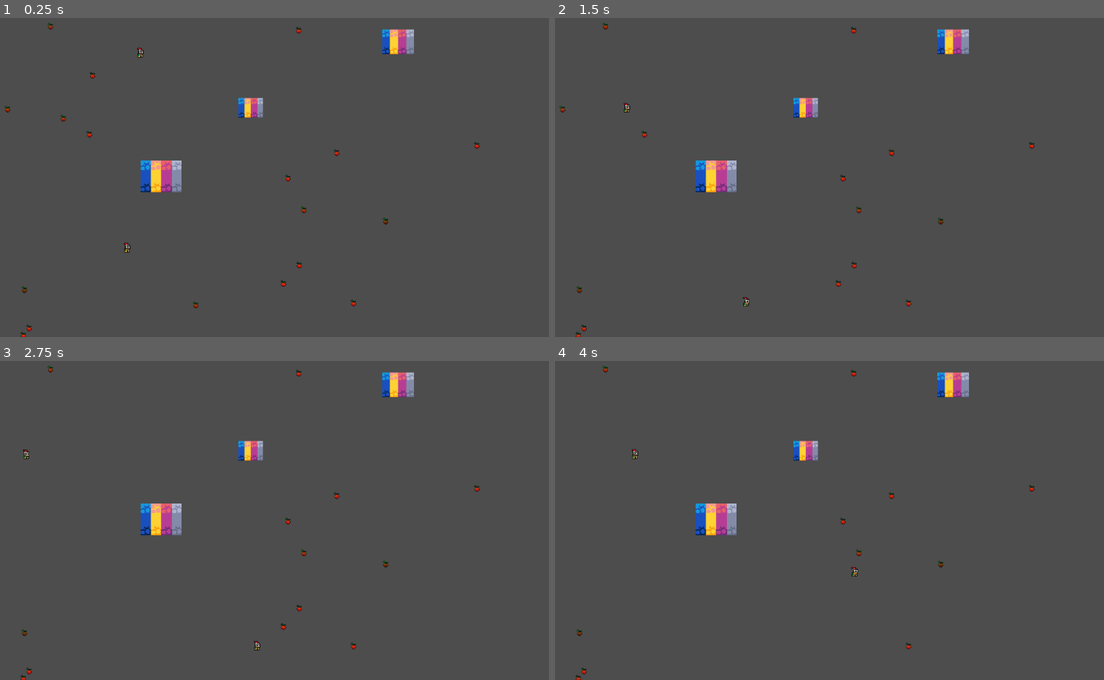
Above: before the commit, frames 1-4 (two rows, left to right).
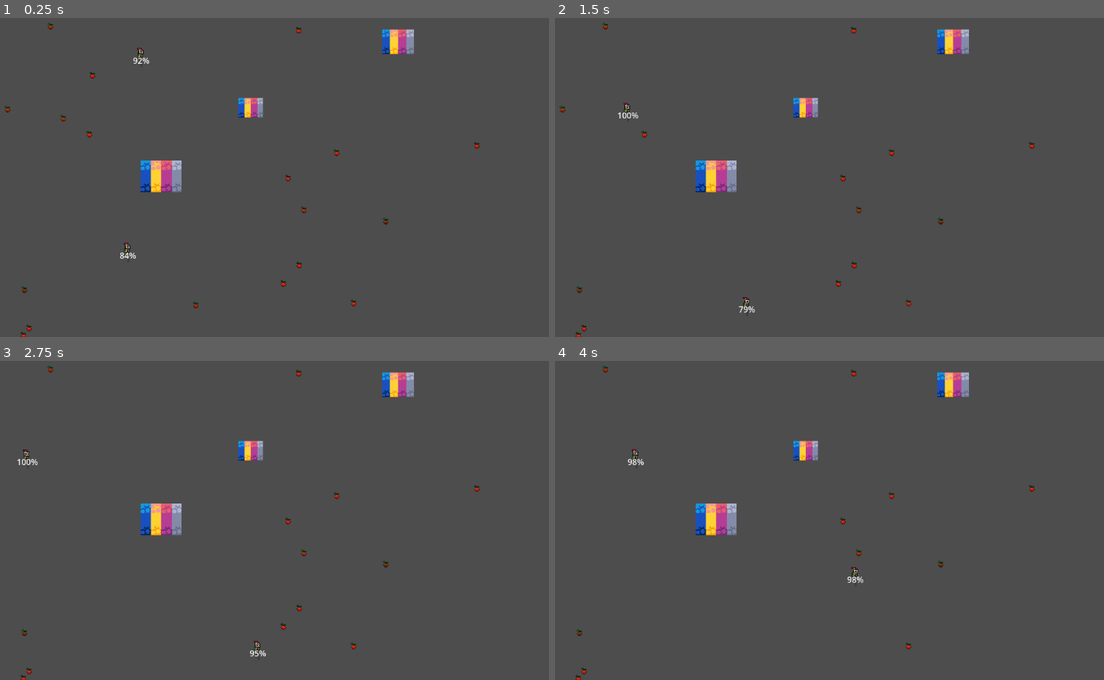
Above: after the commit, the same moments.

Repository: estherdefreitas/godot-agent
Game: Godot game, scene res://scenes/world.tscn
Same seed, same stepped clock (60 frames per second), same inputs: the game is played once before the commit and once after it.
Inputs:
- Up to frame 1 (0.25 s): no input
- Up to frame 2 (1.5 s): no input
- Up to frame 3 (2.75 s): no input
- Up to frame 4 (4 s): no input

The runs differ from the first frame. In frame 1, less than 0.1% of the frame differs, in the area x 21-28%, y 11-76%; in frame 2, less than 0.1%; in frame 3, less than 0.1%; in frame 4, less than 0.1%, in the area x 13-57%, y 29-70%.

Commit message:
feat: energy progress bar

Diff:
--- a/godot-agent/scenes/agent.tscn
+++ b/godot-agent/scenes/agent.tscn
@@ -57,9 +57,14 @@
 sprite_frames = SubResource("SpriteFrames_go1c3")
 animation = &"idle"
 autoplay = "idle"
-frame_progress = 0.22147165
+frame_progress = 0.39540225
 
 [node name="PerceptionArea" type="Area2D" parent="." unique_id=19789054]
 
 [node name="CollisionShape2D" type="CollisionShape2D" parent="PerceptionArea" unique_id=321570903]
 shape = SubResource("CircleShape2D_umeaf")
+
+[node name="EnergyBar" type="ProgressBar" parent="." unique_id=677125473]
+offset_right = 4.0
+offset_bottom = 27.0
+max_value = 150.0
--- a/godot-agent/scripts/agent.gd
+++ b/godot-agent/scripts/agent.gd
@@ -23,8 +23,11 @@
 
 @onready var perception_area: Area2D = $PerceptionArea
 @onready var perception_shape: CollisionShape2D = $PerceptionArea/CollisionShape2D
+@onready var energy_bar: ProgressBar = $EnergyBar
 
 func _ready():
+	energy_bar.max_value = max_energy
+	energy_bar.value = energy
 	screen_size = get_viewport_rect().size
 	energy = max_energy
 	last_position = global_position
@@ -183,6 +186,7 @@
 		if a.is_in_group("dangers"):
 			energy -= danger_damage_per_sec * delta
 	energy = clamp(energy, 0.0, max_energy)
+	energy_bar.value = energy
 
 func _check_dead():
 	if energy <= 0 and not is_dead:
